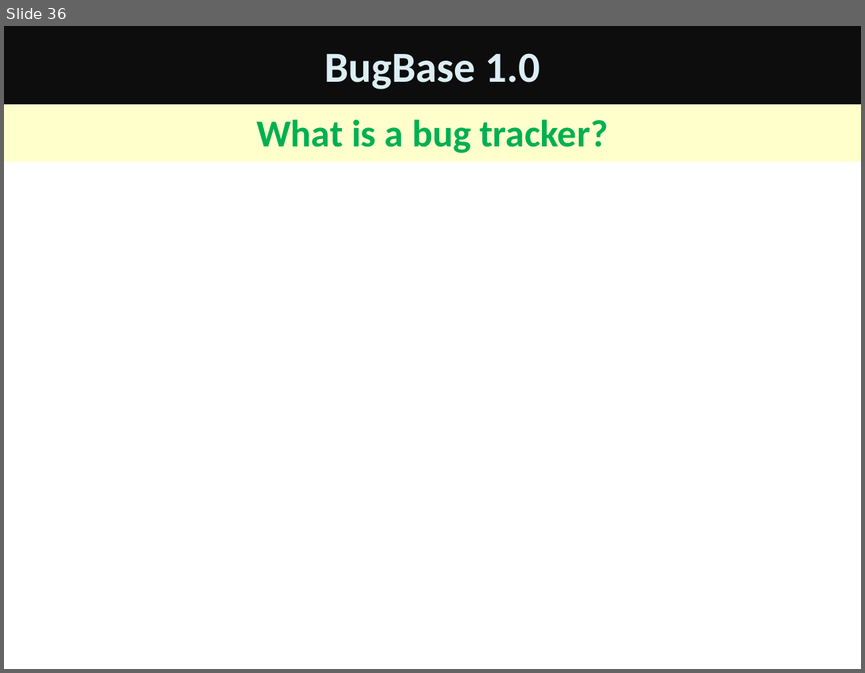
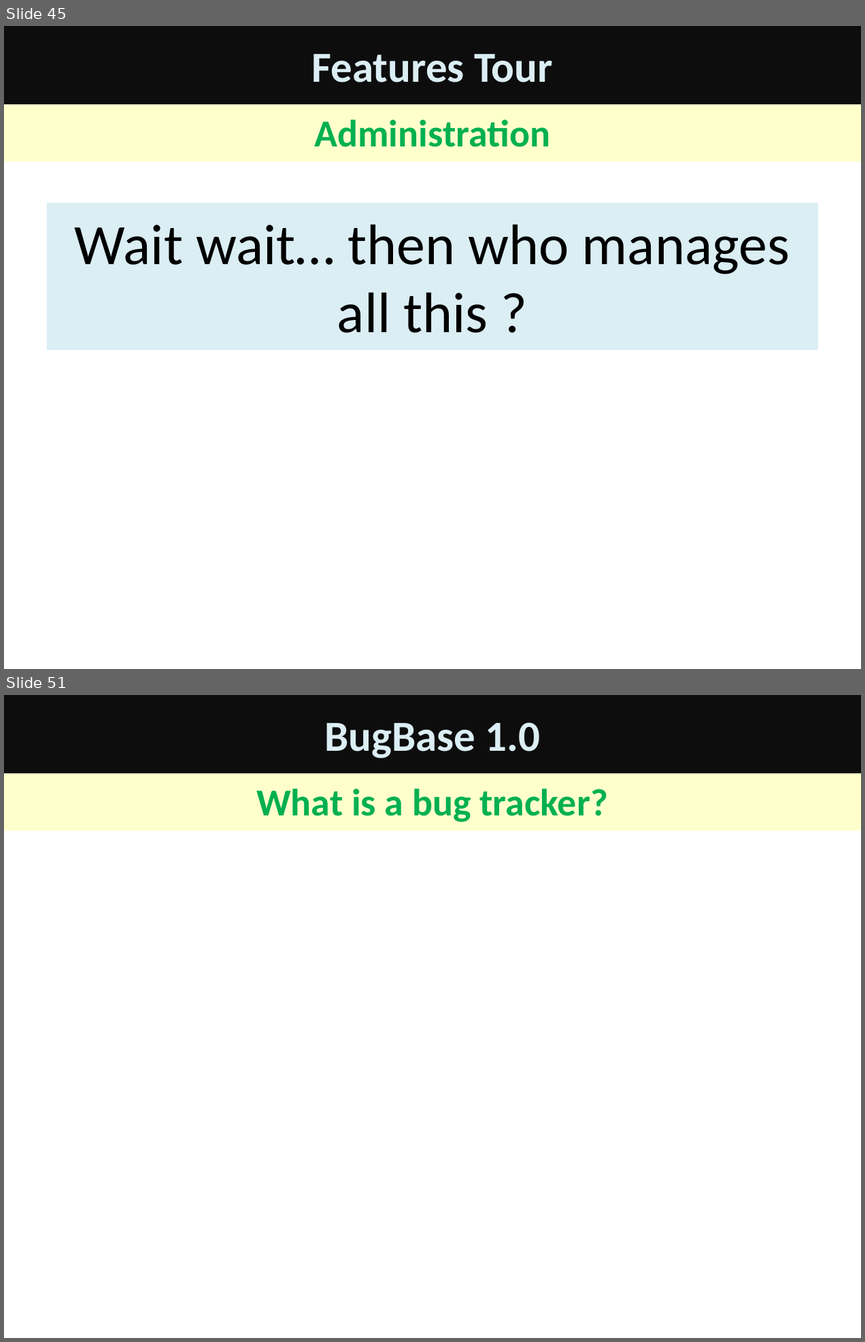
Before and after one commit to ideamonk/bugbase, a slide deck: advocacy/BugBase 1.pptx. Shown one above the other, each under a label of ours: slide 36 before the commit, slides 45 and 51 after it; the slides between them are not shown. The pictures are 865x673 and 865x1342 pixels, drawn with LibreOffice and Linux fonts; fonts in the diff are those of the drawing. Boxes give left, top, right and bottom in pixels: in the first picture for what was removed or moved away, otherwise in the second. Text is boxed around its words. In the diff, an @@ line names an element or a change of style, - is before the commit and + after.

Commit message:
added admin page demo

```diff
--- a/advocacy/BugBase 1.pptx
+++ b/advocacy/BugBase 1.pptx
@@ slide 45 added at (x1=4, y1=26, x2=861, y2=669), background #FFFFFF @@
@@ title added at (x1=4, y1=26, x2=861, y2=105), fill #0D0D0D, 36 pt, text #DBEEF4, bold @@
+Features Tour
@@ subtitle added at (x1=4, y1=105, x2=861, y2=162), fill #FFFFCC, 32 pt, text #00B050, bold @@
+Administration
@@ rectangle added at (x1=47, y1=203, x2=818, y2=350), fill #DBEEF4, 48 pt, text #000000 @@
+Wait wait… then who manages all this ?
@@ what was slide 36 is now slide 51 @@
```
Also in this commit, not shown: 1 slide changed, 14 other slides added.
